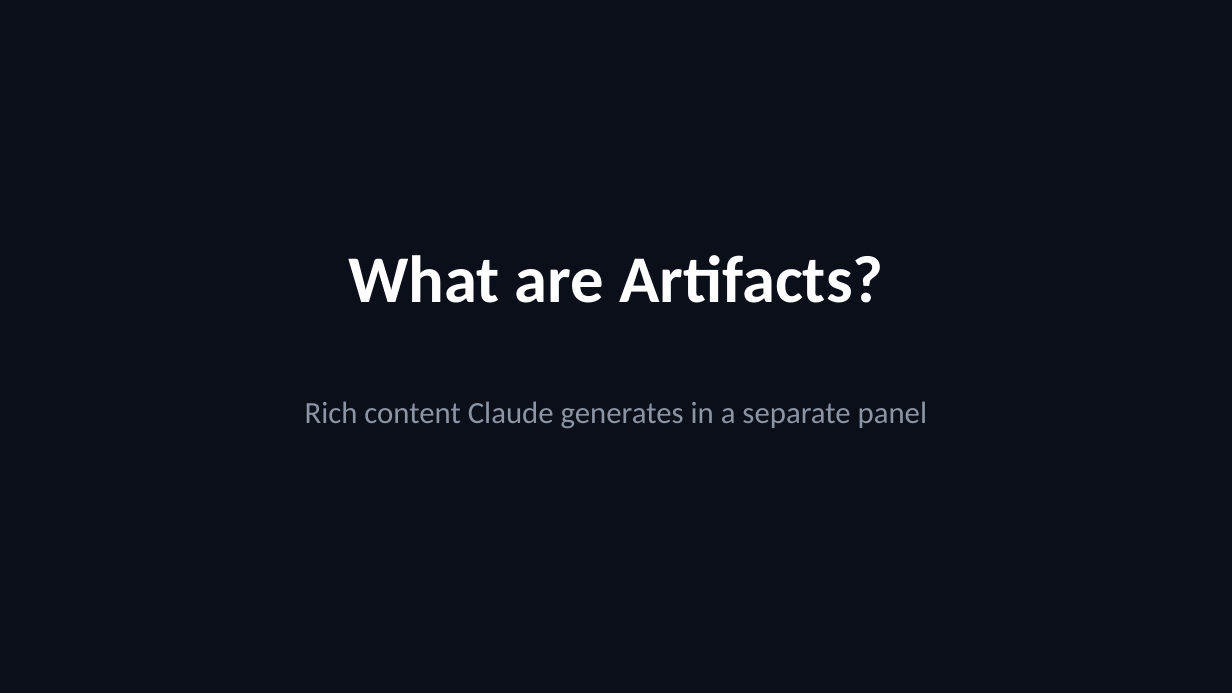
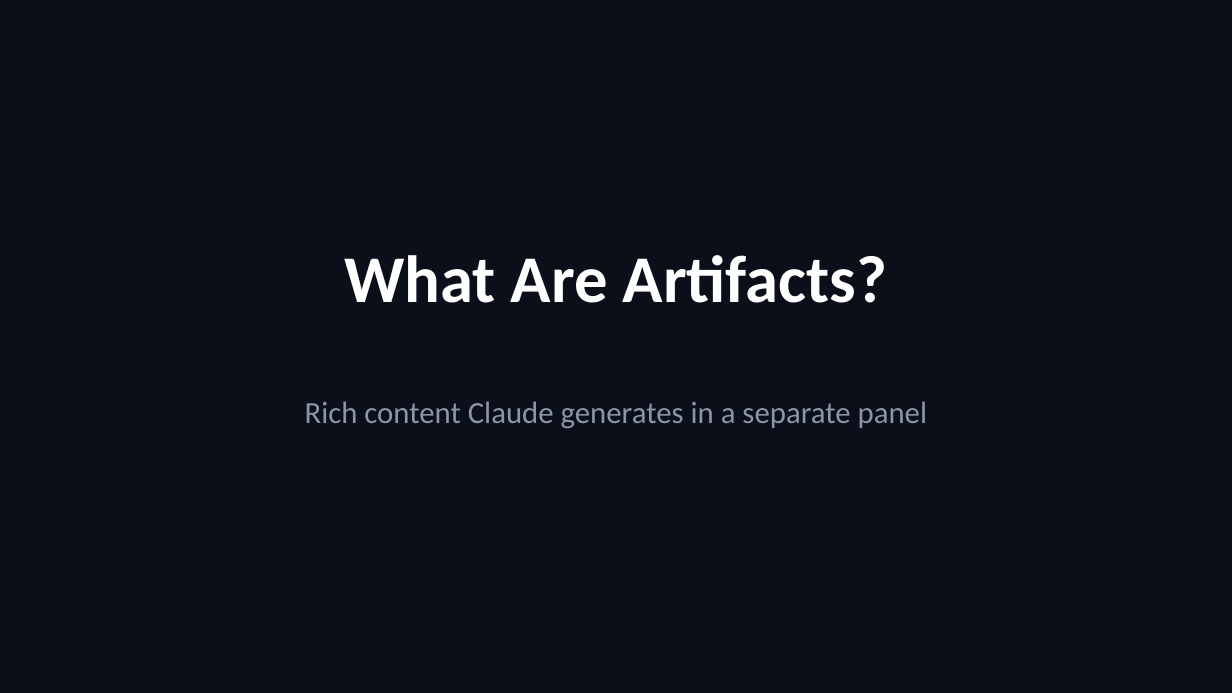
Before and after one commit to scottrhay/AIA-ClaudeCopilot, a slide deck: slide 63 of slides/Day1_Claude_for_Business.pptx (slide 59 before the commit). Drawn at 1232x693 pixels with LibreOffice and Linux fonts; fonts in the diff are those of the drawing. Boxes give left, top, right and bottom in pixels: in the first picture for what was removed or moved away, otherwise in the second. Text is boxed around its words. In the diff, an @@ line names an element or a change of style, - is before the commit and + after.

```diff
--- a/slides/Day1_Claude_for_Business.pptx
+++ b/slides/Day1_Claude_for_Business.pptx
@@ text at [344,255,887,303]: text changed @@
-What are Artifacts?
+What Are Artifacts?
```
Also in this commit, not shown: 1 other slide changed, 4 slides added.
